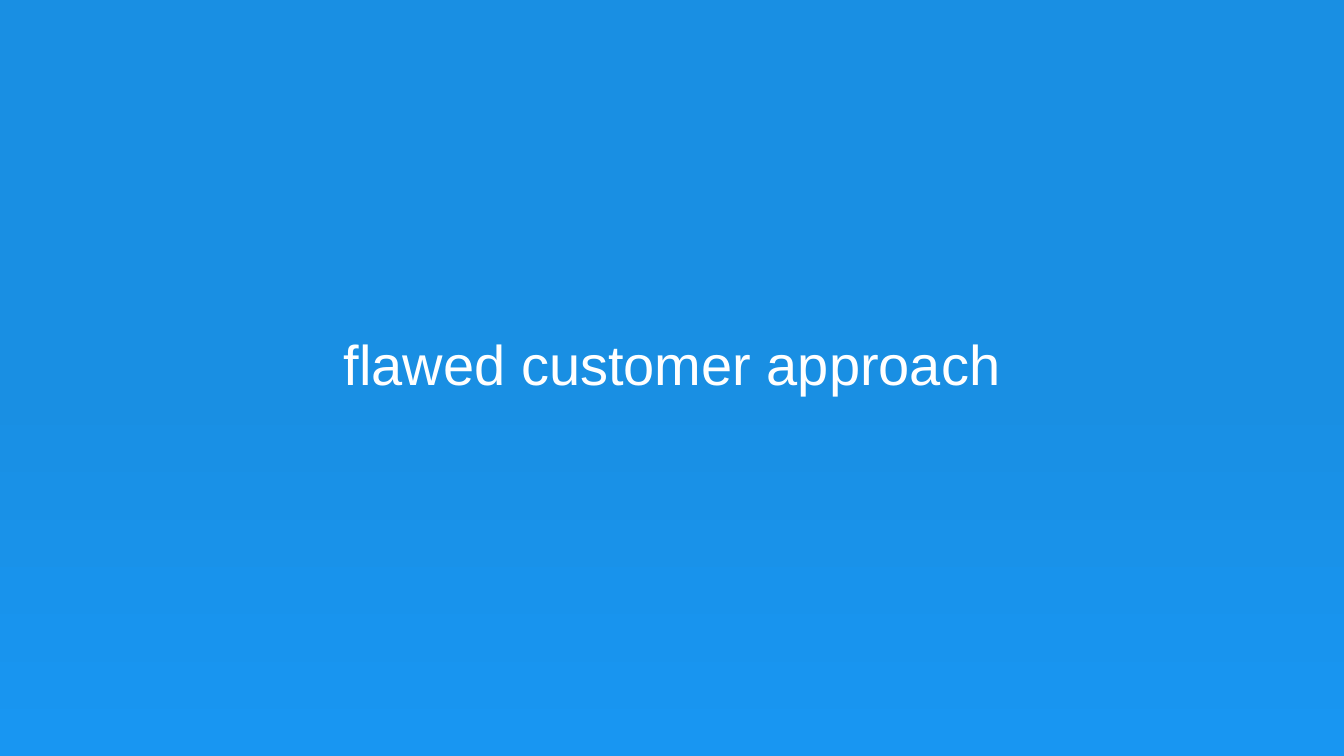
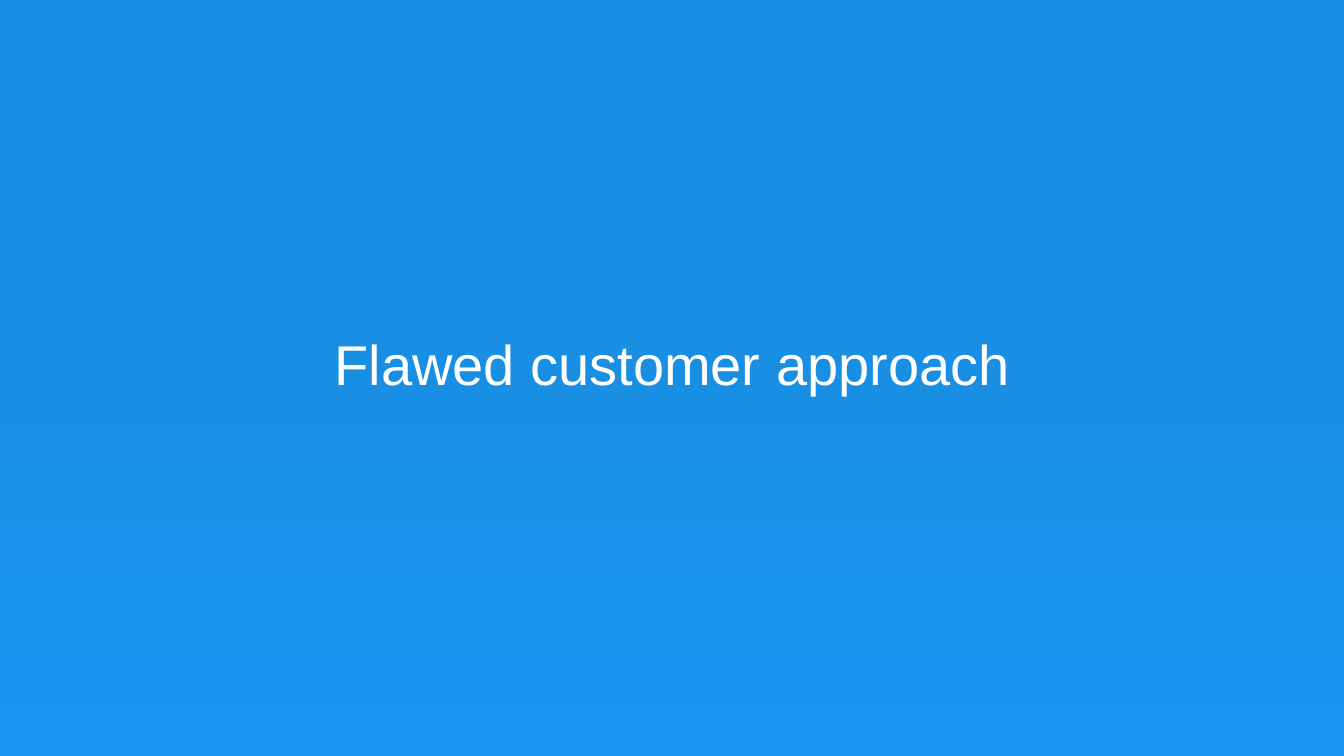
Before and after one commit to hackathon-cyinsurtech/Ali-Zavra, a slide deck: slide 5 of Documentation/advisor.pptx. Drawn at 1344x756 pixels with LibreOffice and Linux fonts; fonts in the diff are those of the drawing. Boxes give left, top, right and bottom in pixels: in the first picture for what was removed or moved away, otherwise in the second. Text is boxed around its words. In the diff, an @@ line names an element or a change of style, - is before the commit and + after.

```diff
--- a/Documentation/advisor.pptx
+++ b/Documentation/advisor.pptx
@@ text at (x1=335, y1=344, x2=1009, y2=395): text changed @@
-flawed customer approach
+Flawed customer approach
```
Also in this commit, not shown: 7 other slides changed, 8 slides added.
